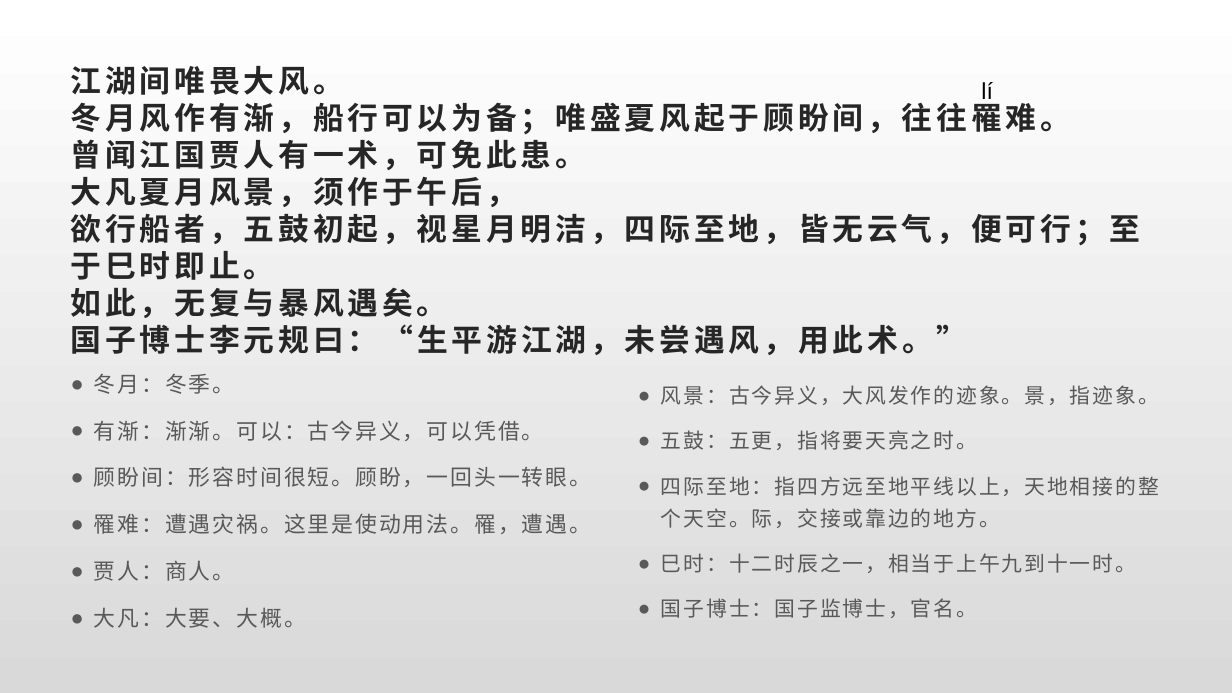
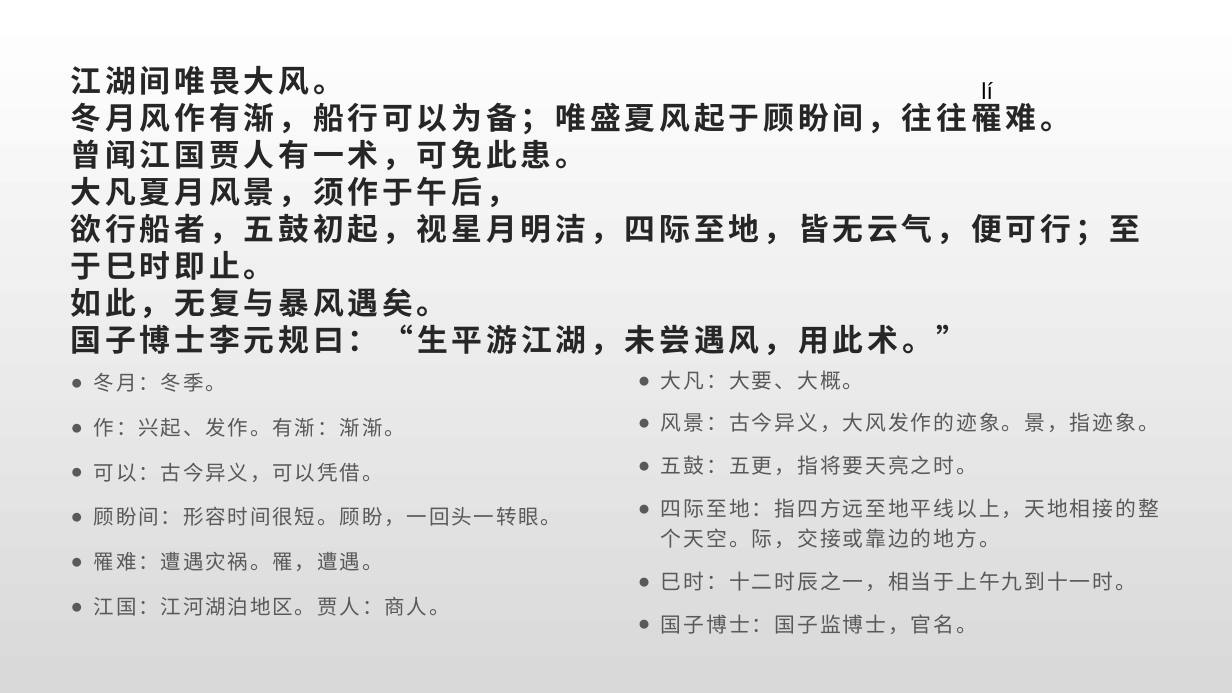
Before and after one commit to noteas/dachschaden, a slide deck: slide 4 of 避风行船.pptx. Drawn at 1232x693 pixels with LibreOffice and Linux fonts; fonts in the diff are those of the drawing. Boxes give left, top, right and bottom in pixels: in the first picture for what was removed or moved away, otherwise in the second. Text is boxed around its words. In the diff, an @@ line names an element or a change of style, - is before the commit and + after.

```diff
--- a/避风行船.pptx
+++ b/避风行船.pptx
@@ text "大凡：大要、大概。": place and size @@
-text "大凡：大要、大概。" at (661,385,1159,618)
+text "大凡：大要、大概。" at (661,370,1159,634)
@@ text at (94,373,562,526): size 17 to 16 pt in "冬月：冬季。", "顾盼间：形容时间很短。顾盼，一回头一转眼。" @@
@@ text at (661,370,864,390): paragraph added @@
+● 大凡：大要、大概。
@@ text at (94,418,405,482): text changed; size 17 to 16 pt @@
-● 有渐：渐渐。可以：古今异义，可以凭借。
+● 作：兴起、发作。有渐：渐渐。
+● 可以：古今异义，可以凭借。
@@ text at (661,412,1159,634): line spacing 1.3 to 1.2 @@
@@ text at (94,552,450,616): text changed; size 17 to 16 pt @@
-● 罹难：遭遇灾祸。这里是使动用法。罹，遭遇。
-● 贾人：商人。
-● 大凡：大要、大概。
+● 罹难：遭遇灾祸。罹，遭遇。
+● 江国：江河湖泊地区。贾人：商人。
```
Also in this commit, not shown: 4 other slides changed.
